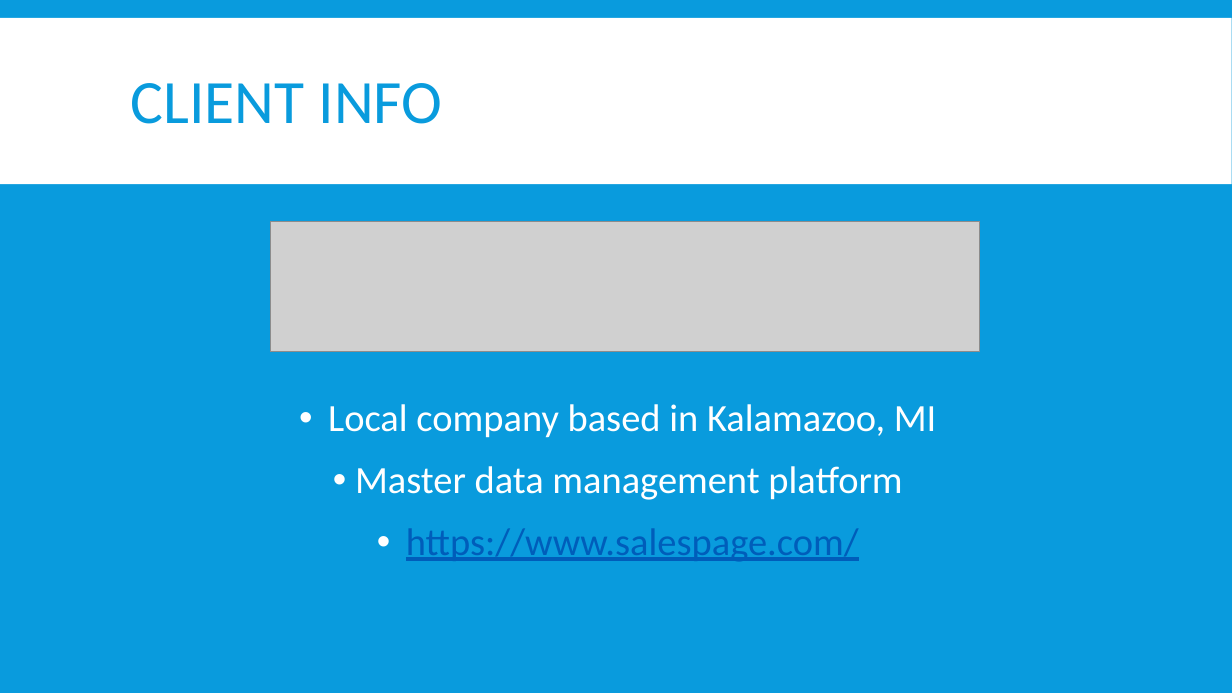
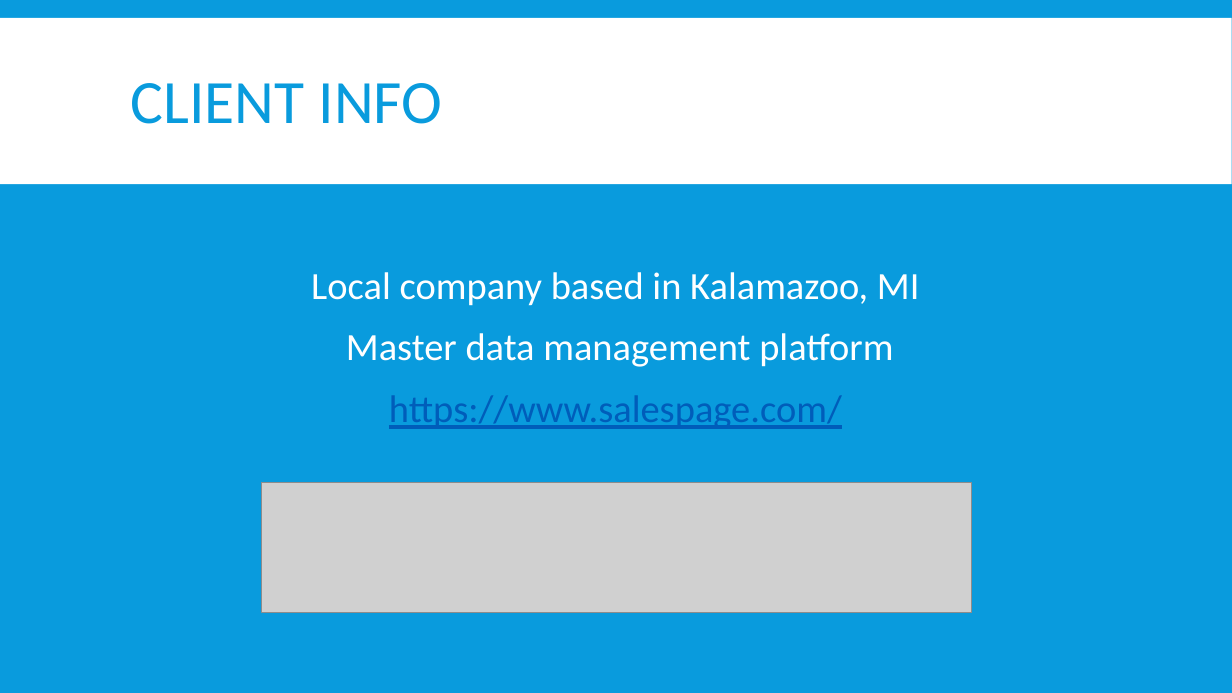
Before and after one commit to OryGregS/SeniorProject, a slide deck: slide 3 of docs/FuzzyRecordLinkage.pptx. Drawn at 1232x693 pixels with LibreOffice and Linux fonts; fonts in the diff are those of the drawing; grey boxes stand for pictures. Boxes give left, top, right and bottom in pixels: in the first picture for what was removed or moved away, otherwise in the second. Text is boxed around its words. In the diff, an @@ line names an element or a change of style, - is before the commit and + after.

Commit message:
Powerpoint update & Test Data
Cleaned up some directories, updated powerpoint, & created data sets for testing.

```diff
--- a/docs/FuzzyRecordLinkage.pptx
+++ b/docs/FuzzyRecordLinkage.pptx
@@ text "Local company based in Kalamazoo, ...": place and size @@
-text "Local company based in Kalamazoo, ..." at (328,404,937,561)
+text "Local company based in Kalamazoo, ..." at (311,272,920,429)
@@ text "Local company based in Kalamazoo, ..." at (311,272,920,429): bullet • to none @@
@@ picture: place and size @@
-picture at (270,221,980,351)
+picture at (262,482,971,613)
```
Also in this commit, not shown: 4 other slides changed, 25 other files.
